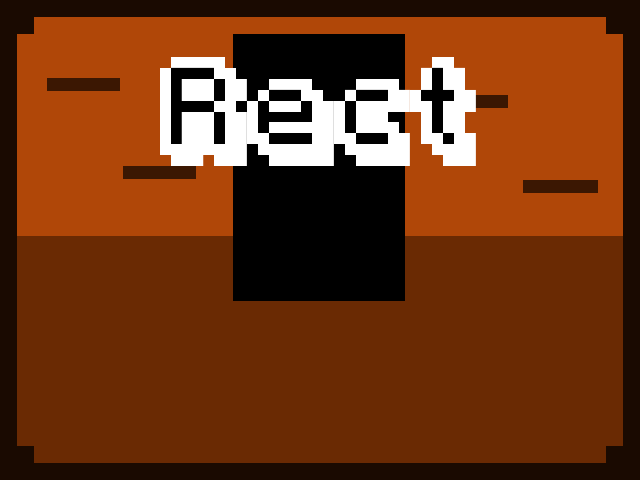
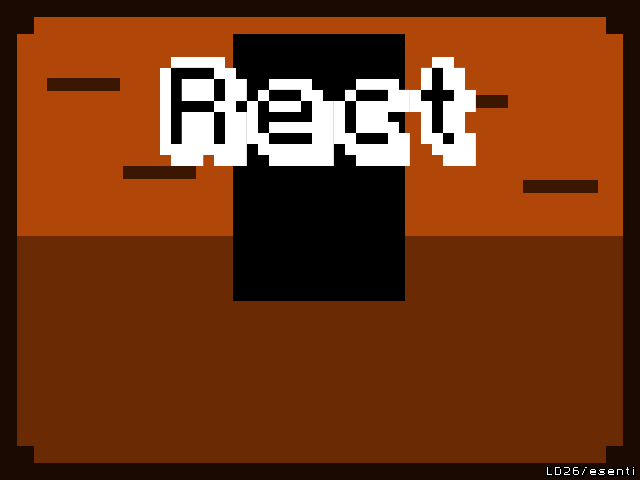
Layered file, before and after one edit (640x480). Changes by layer:
added layer "LD26/esenti" above "Warstwa #3" over [546, 465, 636, 477]
added layer "Warstwa #3" above "Warstwa #2" over [546, 465, 636, 477]
